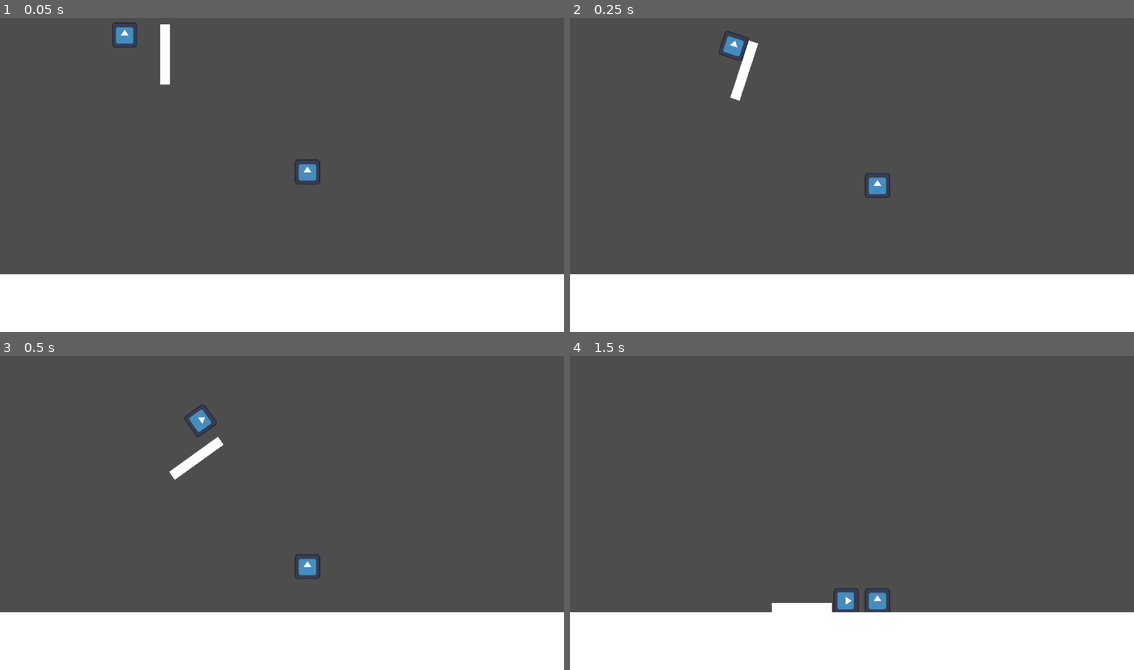
Above: before the commit, frames 1-4 (two rows, left to right).
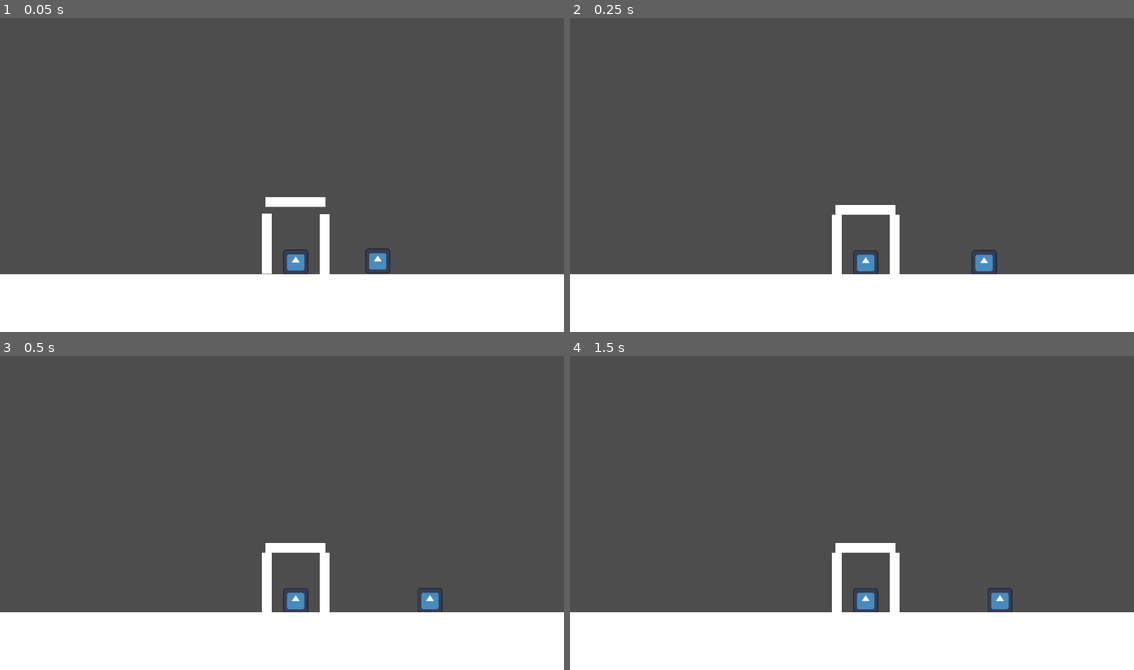
Above: after the commit, the same moments.

Repository: 101zh/jumpstart
Game: Godot game, scene res://Test.tscn
Two runs of this game, one before a commit and one after it. Both use one fixed random seed, a clock stepped at 60 frames per second and the inputs below. The engine's default icon, where the game draws it, is replaced by a stand-in: a white triangle on a blue panel in a dark square.
Inputs (mouse positions are in pixels of both pictures, inside the frame that each line leads up to):
- Up to frame 1 (0.05 s): no input
- Up to frame 2 (0.25 s): no input
- Up to frame 3 (0.5 s): no input
- Up to frame 4 (1.5 s): tap Enter at 0.5 s; move the mouse to (976, 497) at 0.52 s; click (976, 497) at 0.67 s; move the mouse to (739, 528) at 1.27 s; click (739, 528) at 1.42 s

The runs differ from the first frame. In frame 1, 2.2% of the frame differs, in the area x 19-70%, y 1-82%; in frame 2, 2.2%; in frame 3, 2.2%; in frame 4, 1.9%.

Commit message:
detect click on logs

Diff:
--- a/Test.tscn
+++ b/Test.tscn
@@ -1,6 +1,7 @@
-[gd_scene load_steps=7 format=3 uid="uid://dnnka5th1gldj"]
+[gd_scene load_steps=6 format=3 uid="uid://dnnka5th1gldj"]
 
 [ext_resource type="Texture2D" uid="uid://badksuhth80x4" path="res://icon.svg" id="1_mtyf4"]
+[ext_resource type="PackedScene" uid="uid://se5tqd4uybrx" path="res://gameobjects/MediumLog.tscn" id="3_2au82"]
 
 [sub_resource type="RectangleShape2D" id="RectangleShape2D_myinc"]
 
@@ -8,15 +9,10 @@
 
 [sub_resource type="WorldBoundaryShape2D" id="WorldBoundaryShape2D_myinc"]
 
-[sub_resource type="RectangleShape2D" id="RectangleShape2D_njov2"]
-size = Vector2(20, 123)
-
-[sub_resource type="CanvasTexture" id="CanvasTexture_njov2"]
-
 [node name="Node2D" type="Node2D"]
 
 [node name="Enemy2" type="RigidBody2D" parent="."]
-position = Vector2(238, 40)
+position = Vector2(755, 502)
 linear_velocity = Vector2(500, 0)
 
 [node name="CollisionShape2D" type="CollisionShape2D" parent="Enemy2"]
@@ -28,7 +24,7 @@
 texture = ExtResource("1_mtyf4")
 
 [node name="Enemy" type="RigidBody2D" parent="."]
-position = Vector2(628, 320)
+position = Vector2(604, 504)
 
 [node name="CollisionShape2D" type="CollisionShape2D" parent="Enemy"]
 scale = Vector2(2.5, 2.5)
@@ -50,14 +46,12 @@
 [node name="CollisionShape2D" type="CollisionShape2D" parent="Ground/StaticBody2D"]
 shape = SubResource("WorldBoundaryShape2D_myinc")
 
-[node name="Log" type="RigidBody2D" parent="."]
-position = Vector2(-8, -121)
+[node name="Log2" parent="." instance=ExtResource("3_2au82")]
+position = Vector2(663, 468)
 
-[node name="CollisionShape2D" type="CollisionShape2D" parent="Log"]
-position = Vector2(345, 200.5)
-shape = SubResource("RectangleShape2D_njov2")
+[node name="Log3" parent="." instance=ExtResource("3_2au82")]
+position = Vector2(604, 381)
+rotation = 1.5708
 
-[node name="Sprite2D" type="Sprite2D" parent="Log"]
-position = Vector2(345, 200.5)
-scale = Vector2(20, 123)
-texture = SubResource("CanvasTexture_njov2")
+[node name="Log" parent="." instance=ExtResource("3_2au82")]
+position = Vector2(545, 467)
--- /dev/null
+++ b/gameobjects/MediumLog.tscn
@@ -0,0 +1,21 @@
+[gd_scene load_steps=4 format=3 uid="uid://se5tqd4uybrx"]
+
+[ext_resource type="Script" uid="uid://0wkce2y6ctk2" path="res://log.gd" id="1_5gxlv"]
+
+[sub_resource type="RectangleShape2D" id="RectangleShape2D_njov2"]
+size = Vector2(20, 123)
+
+[sub_resource type="CanvasTexture" id="CanvasTexture_njov2"]
+
+[node name="Log" type="RigidBody2D"]
+input_pickable = true
+script = ExtResource("1_5gxlv")
+
+[node name="CollisionShape2D" type="CollisionShape2D" parent="."]
+shape = SubResource("RectangleShape2D_njov2")
+
+[node name="Sprite2D" type="Sprite2D" parent="."]
+scale = Vector2(20, 123)
+texture = SubResource("CanvasTexture_njov2")
+
+[connection signal="input_event" from="." to="." method="_on_input_event"]
--- /dev/null
+++ b/log.gd
@@ -0,0 +1,7 @@
+extends RigidBody2D
+
+
+func _on_input_event(viewport: Node, event: InputEvent, shape_idx: int) -> void:
+	if event is InputEventMouseButton:
+		if event.pressed and event.button_index==1:
+			print(name+" got left clicked")
Not shown, added: log.gd.uid
